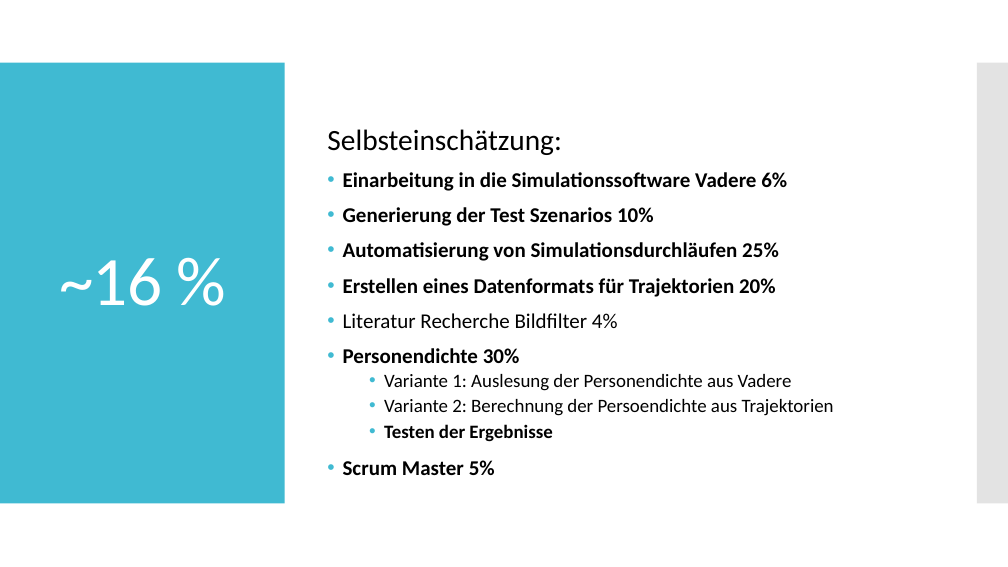
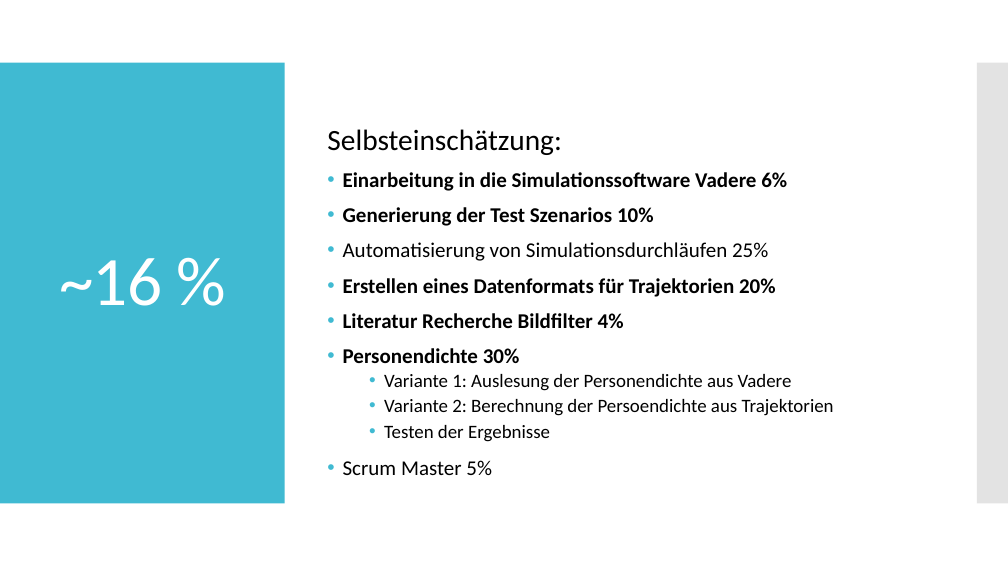
Before and after one commit to Datagroup-ModSim/ModSim17-data-generation-filters, a slide deck: slide 17 of presentations/Datenerzeugung und Datenanalyse_Sprint1_formatiert.pptx. Drawn at 1008x567 pixels with LibreOffice and Linux fonts; fonts in the diff are those of the drawing. Boxes give left, top, right and bottom in pixels: in the first picture for what was removed or moved away, otherwise in the second. Text is boxed around its words. In the diff, an @@ line names an element or a change of style, - is before the commit and + after.

```diff
--- a/presentations/Datenerzeugung und Datenanalyse_Sprint1_formatiert.pptx
+++ b/presentations/Datenerzeugung und Datenanalyse_Sprint1_formatiert.pptx
@@ text at [343,242,768,475]: bold off in "Automatisierung von Simulationsdurchläufen 25%", "Testen der Ergebnisse", "Scrum Master 5%"; bold on in "Literatur Recherche Bildfilter 4%" @@
```
Also in this commit, not shown: 6 other slides changed, 1 slide added, 1 slide removed.
